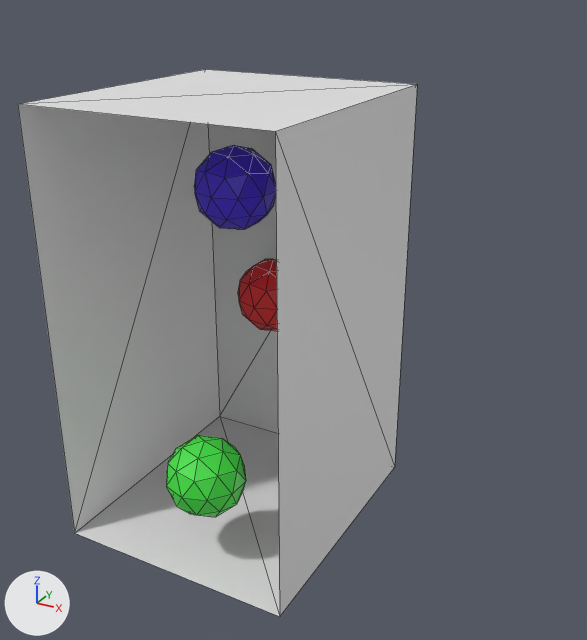
An edit to the glTF model public/models/scene.glb, drawn before and after from the same camera.
Both versions are drawn from a 50 mm lens placed at (2.99, -4.61, 2.38), pointed at (-0.45, 1.65, -0.75). The axes (+X, +Y, +Z) are drawn at lower left. The lights are the same throughout. Mesh edges are drawn as thin lines. Where no turn or scale is listed for an object, it has been applied to the vertices. Vertices at the same position are counted once.
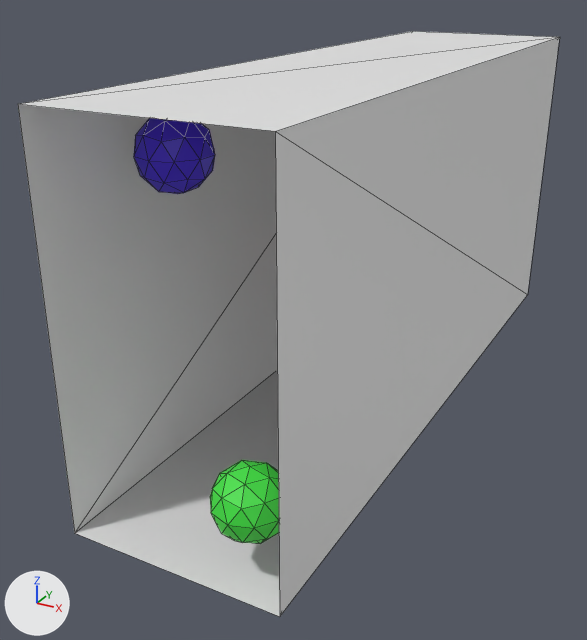
What differs and where, as boxes (x1, y1, x2, y2) in the pictures (587 x 640 px):
'Cube', mesh rescaled (36% wider, 7% taller)
    before: (18, 69, 417, 617)
    after: (18, 31, 559, 617)
'Icosphere.001', moved
    before: (194, 145, 276, 229)
    after: (134, 118, 215, 194)
'Icosphere.002', moved
    before: (166, 435, 246, 517)
    after: (210, 460, 279, 544)
'Icosphere', unchanged, covered by the edit
    before: (238, 259, 277, 331)

What changed in the scene script:
```text
Change me_cube:
    where me_cube.from_pydata(...)  # 8 vertices, 10 faces; spans x -0.9..0.9, y -1.0..1.0, z -1.6..1.6
    used by ob_cube; location = (0.0, 0.0, 0.0)
    me_cube part 1: the whole mesh is scaled about its middle by (1, 3.28, 1), then moved by (0.0, 2.28, 0.0)
Change ob_icosphere_001:
    ob_icosphere_001.location: (0.0, 0.0, 0.97) -> (-0.5, 0.0, 1.16)
Change ob_icosphere_002:
    ob_icosphere_002.location: (0.1, -0.65, -0.96) -> (0.47, -0.65, -1.05)
```
